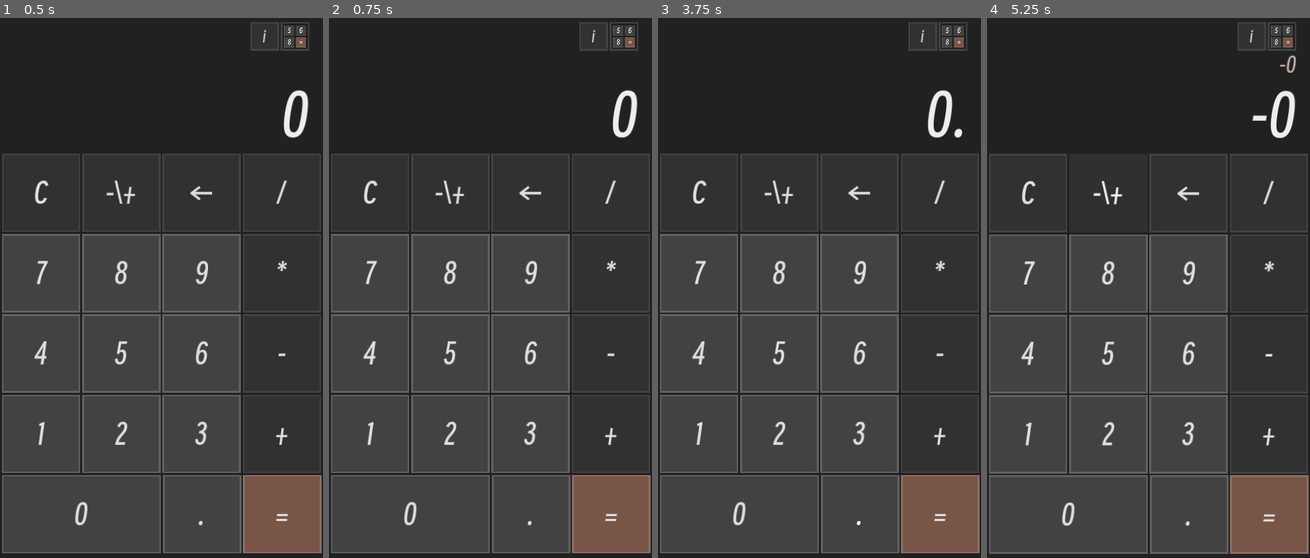
Above: before the commit, frames 1-4 (left to right).
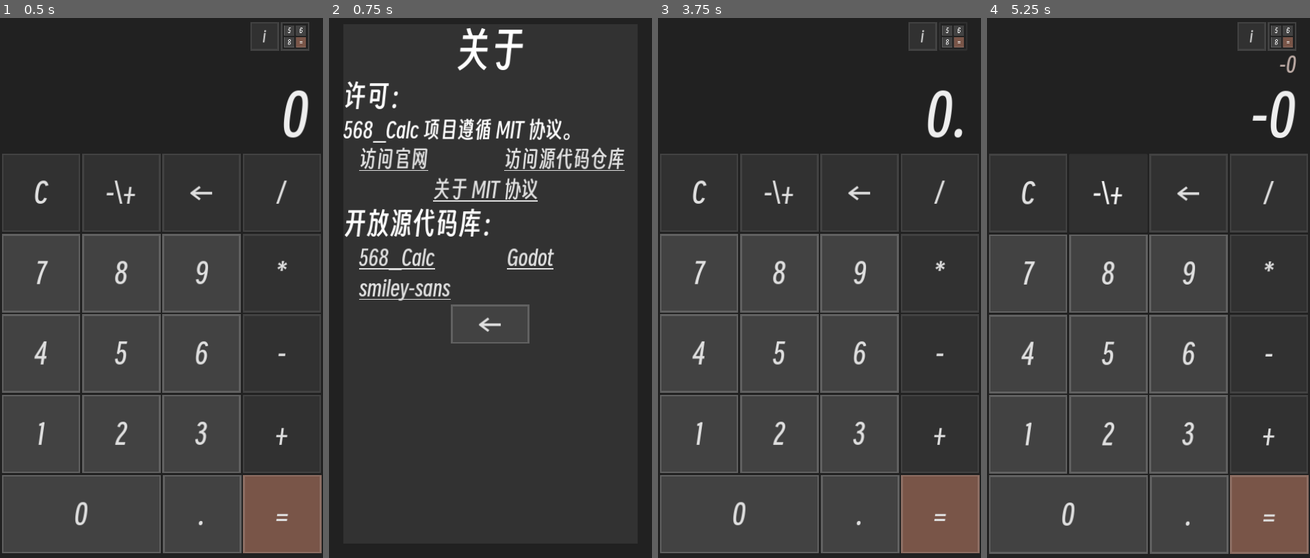
Above: after the commit, the same moments.

Repository: PJ-568/568_Calc
Game: Godot game, scene res://主界面.tscn
Same seed, same stepped clock (60 frames per second), same inputs: the game is played once before the commit and once after it.
Inputs (mouse positions are in pixels of both pictures, inside the frame that each line leads up to):
- Up to frame 1 (0.5 s): no input
- Up to frame 2 (0.75 s): click "i" at 0.5 s
- Up to frame 3 (3.75 s): click (951, 34) at 1.27 s; click "←" at 2 s; click "." at 2.75 s; click (951, 34) at 3.5 s
- Up to frame 4 (5.25 s): click "C" at 4.25 s; click "-\+" at 5 s

Frame 1 is identical in both runs. In frame 2, 19% of the frame differs, in the area x 0-100%, y 0-100%; in frame 3, less than 0.1%; in frame 4, nothing differs.

Commit message:
修复无法按下顶部按钮问题

Diff:
--- a/主界面.tscn
+++ b/主界面.tscn
@@ -7,9 +7,9 @@
 [ext_resource type="StyleBox" uid="uid://diyafdj4q00tg" path="res://Assets/样式/正常数字.tres" id="3_7cxsl"]
 [ext_resource type="Texture2D" uid="uid://q0eu58y7gua2" path="res://Assets/icon.svg" id="3_o66lt"]
 
+[sub_resource type="StyleBoxEmpty" id="StyleBoxEmpty_2bxdx"]
+
 [sub_resource type="StyleBoxEmpty" id="StyleBoxEmpty_yp77b"]
-
-[sub_resource type="StyleBoxEmpty" id="StyleBoxEmpty_2bxdx"]
 
 [node name="主界面" type="Control"]
 layout_mode = 3
@@ -39,39 +39,6 @@
 grow_vertical = 2
 color = Color(0.129412, 0.129412, 0.129412, 1)
 
-[node name="MarginContainer" type="MarginContainer" parent="面板/背景色"]
-layout_mode = 2
-offset_left = -1.5
-offset_top = -5.0
-offset_right = 721.5
-offset_bottom = 91.0
-size_flags_vertical = 0
-theme_override_constants/margin_top = 32
-theme_override_constants/margin_right = 32
-
-[node name="顶按钮容器" type="HBoxContainer" parent="面板/背景色/MarginContainer"]
-layout_mode = 2
-alignment = 2
-
-[node name="关于" type="Button" parent="面板/背景色/MarginContainer/顶按钮容器"]
-custom_minimum_size = Vector2(64, 64)
-layout_mode = 2
-theme_override_fonts/font = ExtResource("1_g8qlb")
-theme_override_font_sizes/font_size = 32
-theme_override_styles/normal = ExtResource("2_asaep")
-theme_override_styles/focus = SubResource("StyleBoxEmpty_yp77b")
-text = "i"
-
-[node name="设置" type="Button" parent="面板/背景色/MarginContainer/顶按钮容器"]
-custom_minimum_size = Vector2(64, 64)
-layout_mode = 2
-theme_override_font_sizes/font_size = 32
-theme_override_styles/normal = ExtResource("2_asaep")
-theme_override_styles/focus = SubResource("StyleBoxEmpty_yp77b")
-icon = ExtResource("3_o66lt")
-icon_alignment = 1
-expand_icon = true
-
 [node name="屏键容器" type="VBoxContainer" parent="面板/背景色"]
 layout_mode = 1
 anchors_preset = 12
@@ -85,7 +52,7 @@
 [node name="结果显示容器" type="VBoxContainer" parent="面板/背景色/屏键容器"]
 layout_mode = 2
 size_flags_horizontal = 8
-size_flags_vertical = 0
+size_flags_vertical = 8
 
 [node name="MarginContainer" type="MarginContainer" parent="面板/背景色/屏键容器/结果显示容器"]
 layout_mode = 2
@@ -342,7 +309,39 @@
 theme_override_styles/focus = SubResource("StyleBoxEmpty_2bxdx")
 text = "="
 
-[connection signal="pressed" from="面板/背景色/MarginContainer/顶按钮容器/关于" to="." method="_on_关于_pressed"]
+[node name="MarginContainer" type="MarginContainer" parent="面板/背景色"]
+layout_mode = 2
+offset_left = -1.5
+offset_top = -5.0
+offset_right = 721.5
+offset_bottom = 91.0
+size_flags_vertical = 0
+theme_override_constants/margin_top = 32
+theme_override_constants/margin_right = 32
+
+[node name="顶按钮容器" type="HBoxContainer" parent="面板/背景色/MarginContainer"]
+layout_mode = 2
+alignment = 2
+
+[node name="关于" type="Button" parent="面板/背景色/MarginContainer/顶按钮容器"]
+custom_minimum_size = Vector2(64, 64)
+layout_mode = 2
+theme_override_fonts/font = ExtResource("1_g8qlb")
+theme_override_font_sizes/font_size = 32
+theme_override_styles/normal = ExtResource("2_asaep")
+theme_override_styles/focus = SubResource("StyleBoxEmpty_yp77b")
+text = "i"
+
+[node name="设置" type="Button" parent="面板/背景色/MarginContainer/顶按钮容器"]
+custom_minimum_size = Vector2(64, 64)
+layout_mode = 2
+theme_override_font_sizes/font_size = 32
+theme_override_styles/normal = ExtResource("2_asaep")
+theme_override_styles/focus = SubResource("StyleBoxEmpty_yp77b")
+icon = ExtResource("3_o66lt")
+icon_alignment = 1
+expand_icon = true
+
 [connection signal="pressed" from="面板/背景色/屏键容器/MarginContainer2/上下键盘分隔/上键盘/Clear" to="." method="_on_clear_pressed"]
 [connection signal="pressed" from="面板/背景色/屏键容器/MarginContainer2/上下键盘分隔/上键盘/Or" to="." method="按下正负"]
 [connection signal="pressed" from="面板/背景色/屏键容器/MarginContainer2/上下键盘分隔/上键盘/Back" to="." method="按下退格"]
@@ -352,3 +351,4 @@
 [connection signal="pressed" from="面板/背景色/屏键容器/MarginContainer2/上下键盘分隔/上键盘/+" to="." method="按下加"]
 [connection signal="pressed" from="面板/背景色/屏键容器/MarginContainer2/上下键盘分隔/下键盘/_" to="." method="按下点"]
 [connection signal="pressed" from="面板/背景色/屏键容器/MarginContainer2/上下键盘分隔/下键盘/=" to="." method="等于"]
+[connection signal="pressed" from="面板/背景色/MarginContainer/顶按钮容器/关于" to="." method="_on_关于_pressed"]
